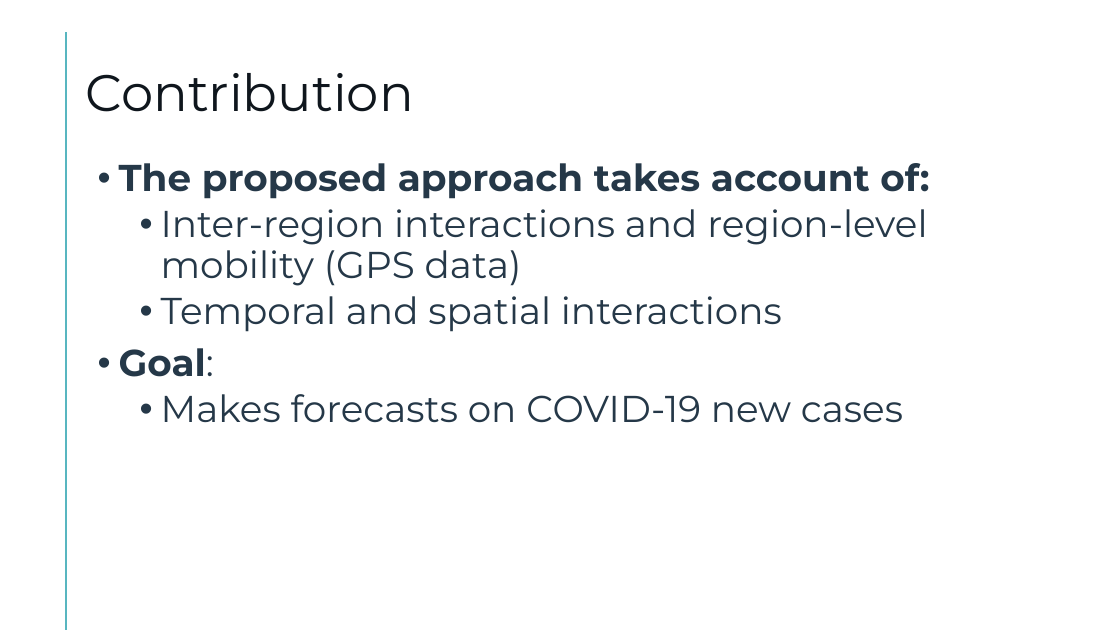
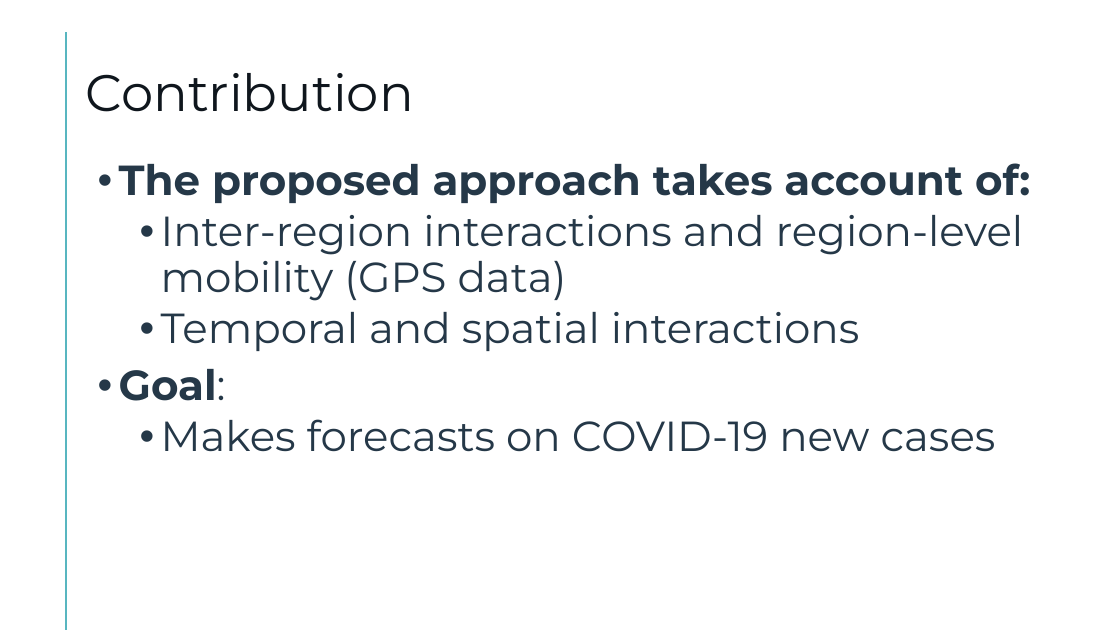
Before and after one commit to raffaeleb92/Presentation_GNN_COVID-19_Forecasting, a slide deck: slide 3 of 2021-Raffaele_Francesco_Barbagallo-COVID_19_Forecasting_GNN.pptx. Drawn at 1120x630 pixels with LibreOffice and Linux fonts; fonts in the diff are those of the drawing; background and template pictures are left out. Boxes give left, top, right and bottom in pixels: in the first picture for what was removed or moved away, otherwise in the second. Text is boxed around its words. In the diff, an @@ line names an element or a change of style, - is before the commit and + after.

```diff
--- a/2021-Raffaele_Francesco_Barbagallo-COVID_19_Forecasting_GNN.pptx
+++ b/2021-Raffaele_Francesco_Barbagallo-COVID_19_Forecasting_GNN.pptx
@@ text "The proposed approach takes account ..." at <box>119,163,1030,452</box>: size 32 to 36 pt @@
```
Also in this commit, not shown: 5 other slides changed.
